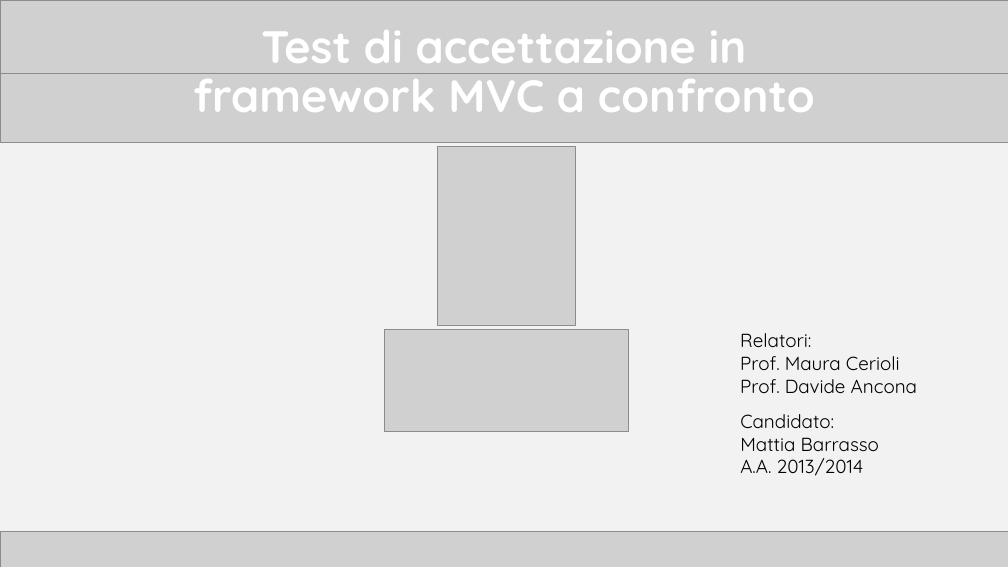
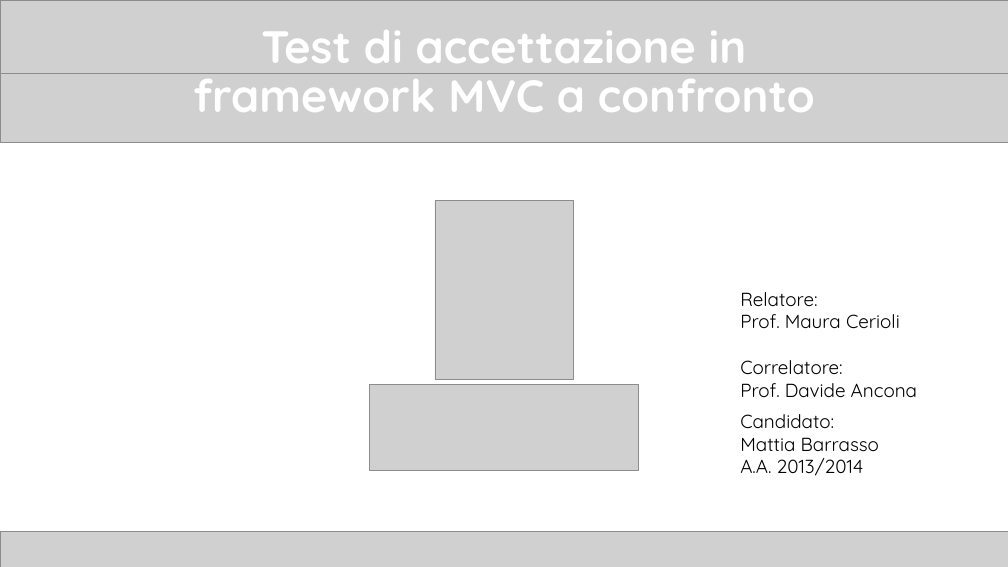
Before and after one commit to TTia/xblog-thesis, a slide deck: slide 1 of Presentazione.pptx. Drawn at 1008x567 pixels with LibreOffice and Linux fonts; fonts in the diff are those of the drawing; grey boxes stand for pictures. Boxes give left, top, right and bottom in pixels: in the first picture for what was removed or moved away, otherwise in the second. Text is boxed around its words. In the diff, an @@ line names an element or a change of style, - is before the commit and + after.

```diff
--- a/Presentazione.pptx
+++ b/Presentazione.pptx
@@ background #F2F2F2 to #FFFFFF @@
@@ picture moved from (x1=438, y1=147, x2=576, y2=326) to (x1=435, y1=200, x2=573, y2=380) @@
@@ text "Relatore:" moved from (x1=740, y1=333, x2=917, y2=393) to (x1=740, y1=292, x2=917, y2=398) @@
@@ text at (x1=740, y1=292, x2=817, y2=306): text changed @@
-Relatori:
+Relatore:
@@ picture removed at (x1=385, y1=330, x2=628, y2=432) @@
@@ picture added at (x1=370, y1=385, x2=638, y2=470) @@
@@ text at (x1=740, y1=360, x2=842, y2=374): paragraph added @@
+Correlatore:
```
Also in this commit, not shown: 9 other slides changed, 7 other files.
